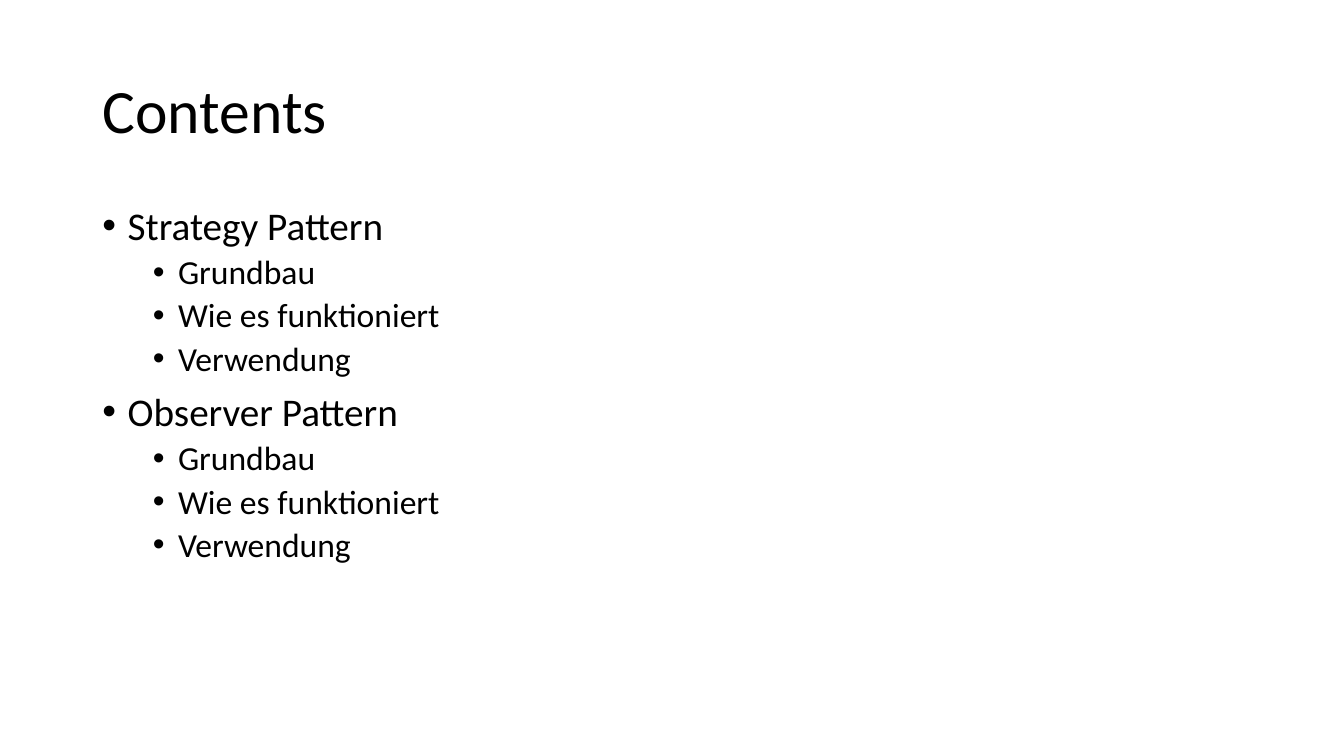
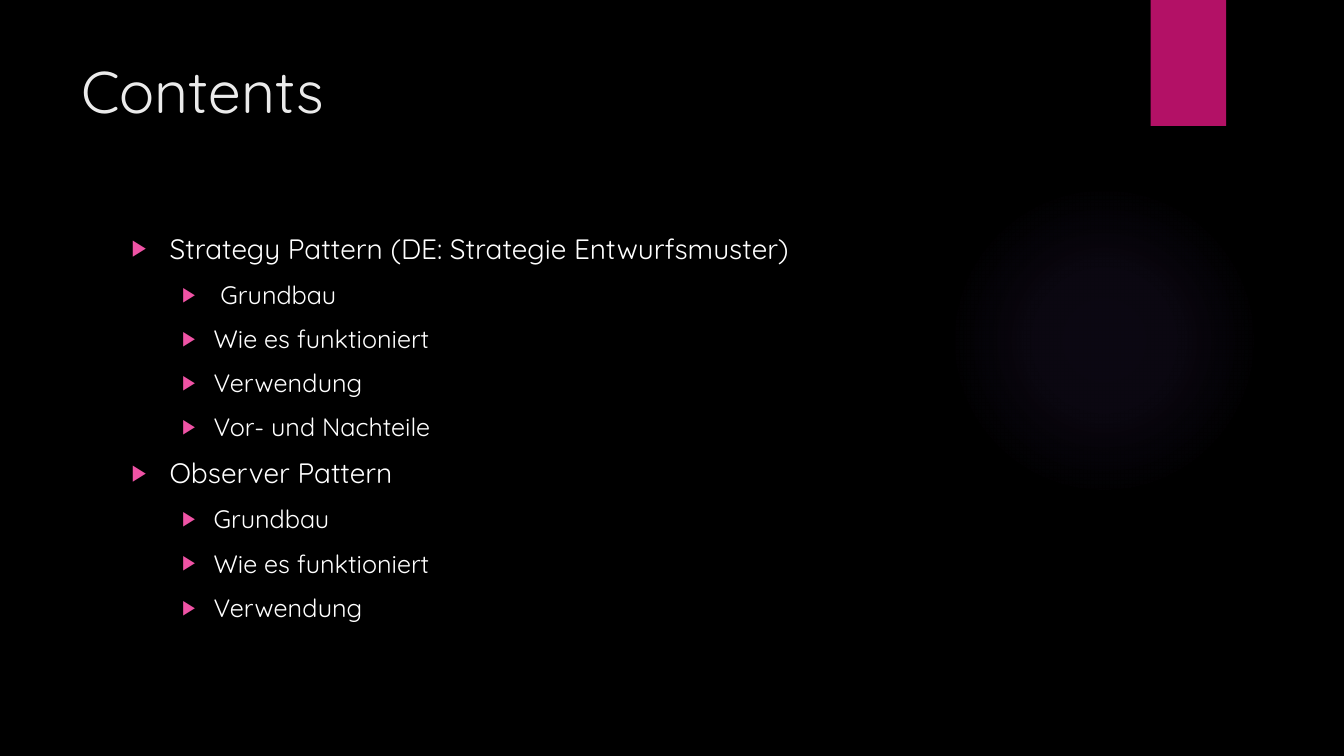
Before and after one commit to Kuraikari/M326, a slide deck: slide 2 of m326.pptx. Drawn at 1344x756 pixels with LibreOffice and Linux fonts; fonts in the diff are those of the drawing; background and template pictures are left out. Boxes give left, top, right and bottom in pixels: in the first picture for what was removed or moved away, otherwise in the second. Text is boxed around its words. In the diff, an @@ line names an element or a change of style, - is before the commit and + after.

```diff
--- a/m326.pptx
+++ b/m326.pptx
@@ background #FFFFFF to picture (left out) @@
@@ rectangle added at (1150,0,1226,126), fill #B31166 @@
@@ title "Contents": place and size @@
-title "Contents" at (102,93,326,134)
+title "Contents" at (81,71,323,114)
@@ title "Contents" at (81,71,323,114): size 44 to 42 pt, font Calibri to Quicksand, text colour #000000 to #EBEBEB; line spacing 0.9 to 1; vertical alignment middle to top @@
@@ ellipse added at (949,185,1259,495), fill gradient #9B6BF2 @@
@@ text "Strategy Pattern (DE: Strategie Entwurfsmuster)": place and size @@
-text "Strategy Pattern (DE: Strategie Entwurfsmuster)" at (128,214,439,563)
+text "Strategy Pattern (DE: Strategie Entwurfsmuster)" at (170,238,789,622)
@@ text at (170,238,789,265): text changed; size 28 to 20 pt; font Calibri to Quicksand; text colour #000000 to #FFFFFF @@
-• Strategy Pattern
+▶ Strategy Pattern (DE: Strategie Entwurfsmuster)
@@ text at (170,285,429,622): size 24 to 18 pt in "Grundbau", "Wie es funktioniert", "Verwendung", "Grundbau" and 2 more places; font Calibri to Quicksand, text colour #000000 to #FFFFFF in "Grundbau", "Wie es funktioniert", "Verwendung", "Observer Pattern" and 3 more places; size 28 to 20 pt in "Observer Pattern"; bullet • to ▶; line spacing 0.9 to 1; more space between paragraphs @@
@@ text at (214,417,430,437): paragraph added @@
+  ▶ Vor- und Nachteile
```
Also in this commit, not shown: 4 other slides changed, 10 slides added, 1 slide removed.
